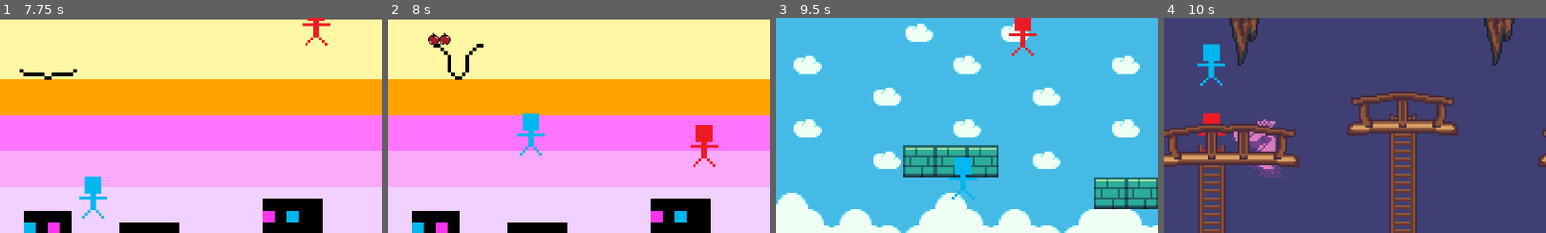
Above: before the commit, frames 1-4 (left to right).
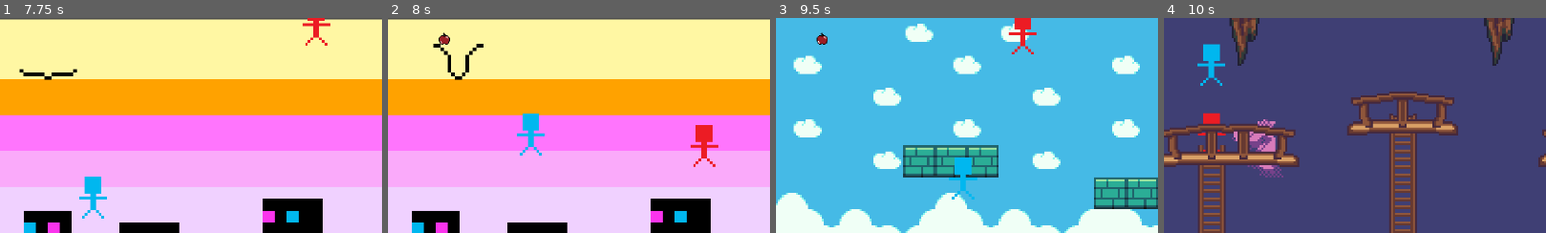
Above: after the commit, the same moments.

Repository: Fezezen/GGJ2024
Game: Godot game, scene res://Levels/level_1.tscn
Same seed, same stepped clock (60 frames per second), same inputs: the game is played once before the commit and once after it. The engine's default icon, where the game draws it, is replaced by a stand-in: a white triangle on a blue panel in a dark square. Sound files missing from this copy of the repository are replaced by a short silence.
Inputs:
- Up to frame 1 (7.75 s): tap Enter (Next_Level) at 0.5, 0.6, 2, 2.1, 3.6, 5.1, 6.6 s; hold D (p1_move_right) 0.53-2.03 s; tap W (p1_jump) at 0.77, 1.52, 3.02, 3.77, 4.52, 6.02, 6.77, 7.52 s; tap Space at 1.25, 5.75 s; tap S (p1_shoot) every 1.5 s from 1.35 to 7.35 s; hold A (p1_move_left) 2.03-2.78 s; hold D (p1_move_right) 2.78-4.28 s; hold A (p1_move_left) 4.28-5.03 s; hold D (p1_move_right) 5.03-5.78 s; hold A (p1_move_left) 5.78-7.28 s; hold D (p1_move_right) from 7.28 s (still down)
- Up to frame 2 (8 s): keep holding D (p1_move_right)
- Up to frame 3 (9.5 s): keep holding D (p1_move_right); tap Enter (Next_Level) at 8.1 s; tap S (p1_shoot) at 8.85 s; tap W (p1_jump) at 9.02 s
- Up to frame 4 (10 s): release D (p1_move_right) at 9.53 s; hold A (p1_move_left) from 9.53 s (still down); tap Enter (Next_Level) at 9.6 s; tap W (p1_jump) at 9.77 s
The pictures show only the part of the screen within x 0-50%, y 0-50%; the shares and areas given below are measured in that part.

Frame 1 is identical in both runs. In frame 2, 0.2% of the frame differs, in the area x 10-17%, y 6-13%; in frame 3, 0.3%, in the area x 10-69%, y 5-18%; in frame 4, nothing differs.

Commit message:
Added lives counter and switching between levels when all are lost

Diff:
--- a/Levels/level_1.tscn
+++ b/Levels/level_1.tscn
@@ -2594,7 +2594,9 @@
 position = Vector2(1184, 872)
 jumpPower = -2000.0
 
-[node name="LevelLoader" parent="." instance=ExtResource("7_1nadn")]
+[node name="LevelLoader" parent="." node_paths=PackedStringArray("Player1", "Player2") instance=ExtResource("7_1nadn")]
+Player1 = NodePath("../Player1")
+Player2 = NodePath("../Player2")
 
 [node name="WeaponSpawner" parent="." instance=ExtResource("5_2gbop")]
 
--- a/Levels/level_2.tscn
+++ b/Levels/level_2.tscn
@@ -1,11 +1,10 @@
-[gd_scene load_steps=13 format=3 uid="uid://ituxsrni6pp8"]
+[gd_scene load_steps=12 format=3 uid="uid://ituxsrni6pp8"]
 
 [ext_resource type="Texture2D" uid="uid://bd66cj7g4kmxt" path="res://Tilesets/Tileset.png" id="1_wtfik"]
-[ext_resource type="Script" path="res://Scripts/LevelLoader.gd" id="1_y2fek"]
 [ext_resource type="PackedScene" uid="uid://dky3k75q8h8md" path="res://Prefabs/player1.tscn" id="2_wvnn5"]
 [ext_resource type="PackedScene" uid="uid://cg62rpkhgdts7" path="res://Prefabs/player2.tscn" id="3_8wtfa"]
 [ext_resource type="Texture2D" uid="uid://ds4vqhsudv3bj" path="res://Sprites/Wata'r.png" id="4_q868l"]
-[ext_resource type="PackedScene" path="res://Prefabs/level_loader.tscn" id="6_5y4sw"]
+[ext_resource type="PackedScene" uid="uid://cgqg721hlb1st" path="res://Prefabs/level_loader.tscn" id="6_5y4sw"]
 [ext_resource type="PackedScene" uid="uid://c5bwjijfafj4a" path="res://Prefabs/WeaponSpawner.tscn" id="7_tuogg"]
 
 [sub_resource type="TileSetAtlasSource" id="TileSetAtlasSource_uum18"]
@@ -504,7 +503,6 @@
 size = Vector2(2600, 1488)
 
 [node name="Level_2" type="Node2D"]
-script = ExtResource("1_y2fek")
 
 [node name="TileMap" type="TileMap" parent="."]
 scale = Vector2(5, 5)
@@ -777,8 +775,10 @@
 scale = Vector2(0.759999, 0.95064)
 texture = ExtResource("4_q868l")
 
-[node name="LevelLoader" parent="." instance=ExtResource("6_5y4sw")]
+[node name="LevelLoader" parent="." node_paths=PackedStringArray("Player1", "Player2") instance=ExtResource("6_5y4sw")]
 nextLevelName = "level_3"
+Player1 = NodePath("../Player1")
+Player2 = NodePath("../Player2")
 
 [node name="WeaponSpawner" parent="." instance=ExtResource("7_tuogg")]
 
--- a/Levels/level_3.tscn
+++ b/Levels/level_3.tscn
@@ -480,8 +480,10 @@
 shape = SubResource("RectangleShape2D_1kb71")
 one_way_collision = true
 
-[node name="LevelLoader" parent="." instance=ExtResource("5_e0fu0")]
+[node name="LevelLoader" parent="." node_paths=PackedStringArray("Player1", "Player2") instance=ExtResource("5_e0fu0")]
 nextLevelName = "level_4"
+Player1 = NodePath("../Player1")
+Player2 = NodePath("../Player2")
 
 [node name="WeaponSpawner" parent="." instance=ExtResource("6_n18jn")]
 
--- a/Levels/level_4.tscn
+++ b/Levels/level_4.tscn
@@ -179,10 +179,10 @@
 [node name="PathFollow2D" type="PathFollow2D" parent="BirdPath2D"]
 position = Vector2(-128, 128)
 
-[node name="LevelLoader" parent="." instance=ExtResource("7_onvvn")]
+[node name="LevelLoader" parent="." node_paths=PackedStringArray("Player1", "Player2") instance=ExtResource("7_onvvn")]
 nextLevelName = "level_1"
-
-[node name="WeaponSpawner" parent="." instance=ExtResource("8_pgj7q")]
+Player1 = NodePath("../Player")
+Player2 = NodePath("../Player2")
 
 [node name="WeaponSpawner2" parent="." instance=ExtResource("8_pgj7q")]
 
--- a/Scripts/LevelLoader.gd
+++ b/Scripts/LevelLoader.gd
@@ -2,10 +2,28 @@
 
 @export var nextLevelName = ""
 
+@export var Player1 : Node
+@export var Player2 : Node
+
+@onready var p1Lives = 3
+@onready var p2Lives = 3
+
 # Called when the node enters the scene tree for the first time.
 func _ready():
-	pass # Replace with function body.
+	Player1.connect("on_death", p1_loseLife)
+	Player2.connect("on_death", p2_loseLife)
 
+func p1_loseLife() -> void:
+	p1Lives -= 1
+	checkWin()
+
+func p2_loseLife() -> void:
+	p2Lives -= 1
+	checkWin()
+
+func checkWin():
+	if p1Lives <= 0 or p2Lives <= 0:
+		get_tree().change_scene_to_file("res://Levels/" + nextLevelName + ".tscn")
 
 # Called every frame. 'delta' is the elapsed time since the previous frame.
 func _process(delta):
--- a/Scripts/Player.gd
+++ b/Scripts/Player.gd
@@ -2,6 +2,8 @@
 
 @export var SPEED = 500.0
 @export var JUMP_VELOCITY = -480.0
+
+signal on_death
 
 # Get the gravity from the project settings to be synced with RigidBody nodes.
 var gravity = ProjectSettings.get_setting("physics/2d/default_gravity")
@@ -97,12 +99,14 @@
 	health -= damage
 
 	if health <= 0:
+		emit_signal("on_death")
 		respawn()
 
 func respawn():
 	hide()
 	set_process_input(false)
-	await get_tree().create_timer(1.0).timeout
+	if get_tree() != null:
+		await get_tree().create_timer(1.0).timeout
 	show()
 	set_process_input(true)
 	health = maxHealth
Not shown: 1 places in Levels/level_1.tscn that only renumber resources
Not shown: 1 places in Levels/level_3.tscn that only renumber resources
Not shown: 1 places in Levels/level_4.tscn that only renumber resources
